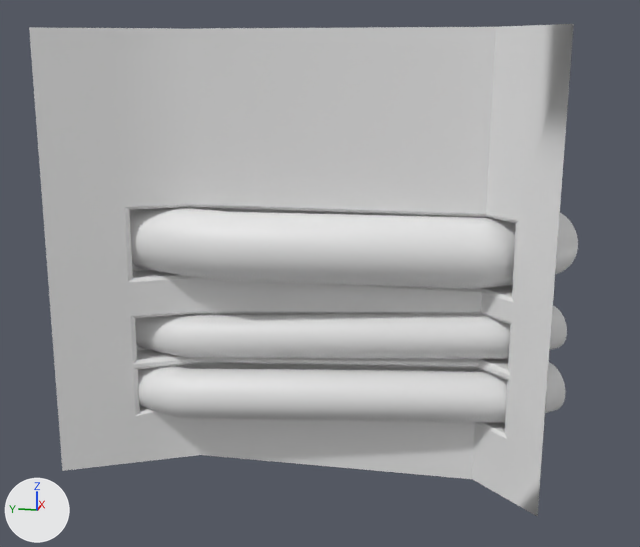
A saved change to the FBX model Static Meshes/BSP Converted/Bio Room/Originals/Bio_Wall_Var2.fbx.
Rendered twice from a 50 mm camera at (-12.12, -6.67, 6.55) aimed at (1.47, -3.95, 3.16). Lighting does not change. The marker at lower left points along +X, +Y and +Z. Where no turn or scale is listed for an object, it has been applied to the vertices. Vertices at the same position are counted once.

The first picture shows 'Walls_Var_2'.
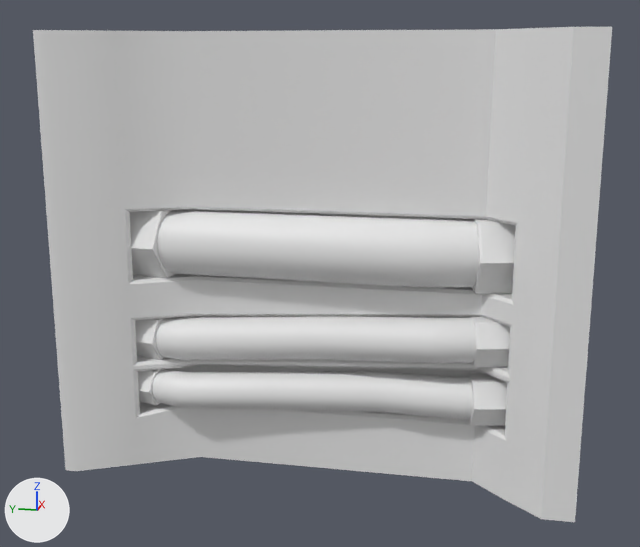
Edits to the bpy script that builds the scene:
```text
Change me_mesh:
    used by ob_walls_var_2; location = (0.0, 0.0, 0.0)
    remove me_mesh.from_pydata(...)  # 2626 vertices, 2602 faces; spans x 0.0..3.12, y -7.94..0.0, z 0.04..6.94
    add me_mesh.from_pydata(...)  # 1292 vertices, 1294 faces; spans x 0.0..2.12, y -8.0..0.0, z 0.0..6.91
    me_mesh part 1: the loose piece of 884 vertices spanning x 0.29..1.79, y -7.85..-0.8, z 0.82..1.9 is rebuilt with 360 vertices and now spans x 0.48..1.36, y -6.89..-1.2, z 0.98..1.74
    me_mesh part 2: the loose piece of 820 vertices spanning x 0.23..2.36, y -7.94..-0.97, z 3.16..4.22 is rebuilt with 252 vertices and now spans x 0.51..1.8, y -6.98..-0.91, z 3.14..4.17
    me_mesh part 3: the loose piece of 816 vertices spanning x 0.65..1.83, y -7.82..-0.89, z 1.78..2.81 is rebuilt with 432 vertices and now spans x 0.47..1.52, y -6.99..-0.87, z 1.74..2.71
    me_mesh part 4: the loose piece of 106 vertices spanning x 0.0..3.12, y -7.53..0.0, z 0.04..6.94 is rebuilt with 128 vertices and now spans x 0.0..2.12, y -8.0..0.0, z 0.0..6.91
    me_mesh part 5: a new loose piece of 20 vertices spanning x 0.54..1.97, y -7.45..-6.23, z 3.11..4.2
    me_mesh part 6: a new loose piece of 20 vertices spanning x 0.54..1.52, y -7.45..-6.32, z 2.01..2.71
    me_mesh part 7: a new loose piece of 20 vertices spanning x 0.54..1.52, y -7.45..-6.32, z 1.06..1.76
    me_mesh part 8: a new loose piece of 20 vertices spanning x 0.51..1.96, y -1.82..-0.56, z 3.09..4.22
    me_mesh part 9: a new loose piece of 20 vertices spanning x 0.59..1.5, y -1.61..-0.81, z 1.74..2.45
    me_mesh part 10: a new loose piece of 20 vertices spanning x 0.56..1.37, y -1.52..-0.81, z 0.98..1.59
```

Location of each change, [x1, y1, x2, y2] in pixels of the pictures (640 x 547 px):
'Walls_Var_2', reshaped: before [29, 24, 578, 516]; after [33, 27, 612, 522]
part 1 of me_mesh, rebuilt (25% narrower, 16% shorter): before [138, 362, 565, 423]; after [152, 369, 473, 420]
part 2 of me_mesh, rebuilt: before [130, 207, 578, 289]; after [157, 210, 479, 288]
part 3 of me_mesh, rebuilt: before [135, 306, 567, 359]; after [156, 316, 476, 363]
part 4 of me_mesh, rebuilt (6% wider): before [29, 24, 574, 516]; after [33, 27, 612, 522]
part 5 of me_mesh, added: after [471, 219, 516, 294]
part 6 of me_mesh, added: after [470, 316, 510, 367]
part 7 of me_mesh, added: after [468, 373, 507, 426]
part 8 of me_mesh, added: after [129, 209, 186, 278]
part 9 of me_mesh, added: after [135, 318, 165, 360]
part 10 of me_mesh, added: after [138, 369, 161, 405]
